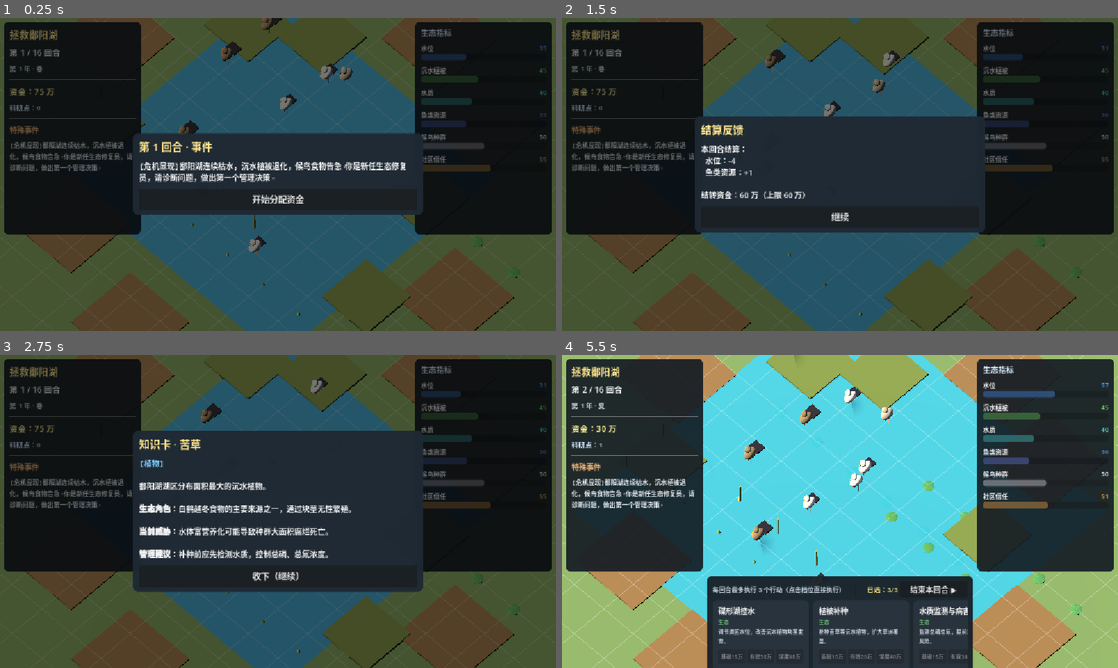
Above: before the commit, frames 1-4 (two rows, left to right).
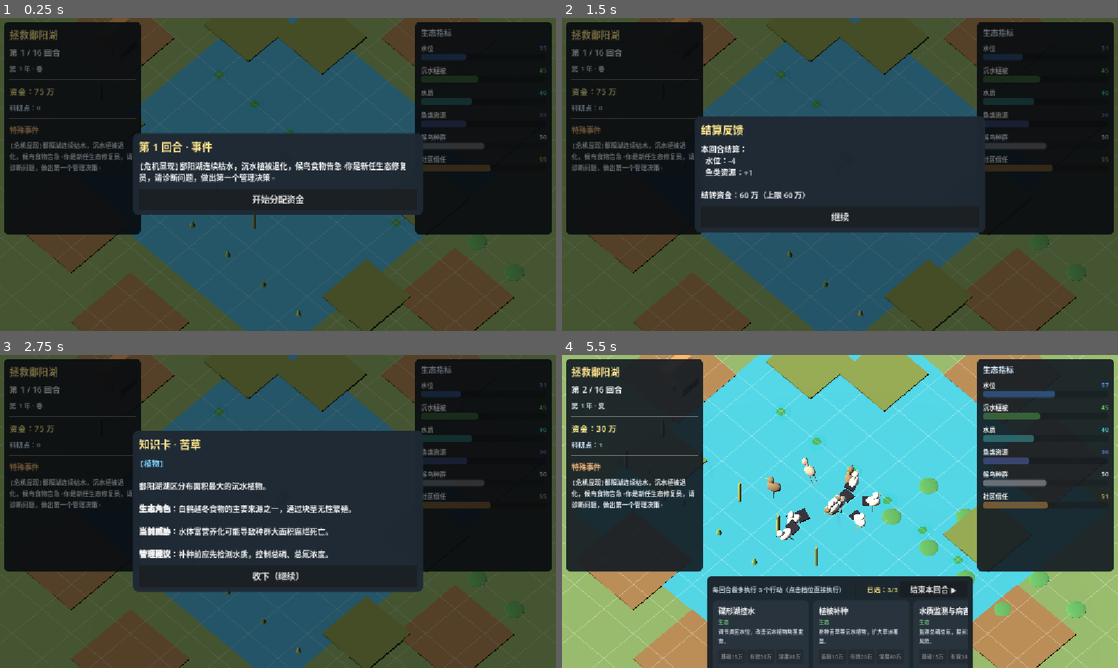
Above: after the commit, the same moments.

Repository: JoKanshin/poyanghu
Game: Godot game, scene res://scenes/main.tscn
Two runs of this game, one before a commit and one after it. Both use one fixed random seed, a clock stepped at 60 frames per second and the inputs below.
Inputs:
- Up to frame 1 (0.25 s): no input
- Up to frame 2 (1.5 s): click "开始分配资金" at 0.5 s; click "结束本回合 ▶" at 1.25 s
- Up to frame 3 (2.75 s): click "继续" at 2 s
- Up to frame 4 (5.5 s): click "收下（继续）" at 2.75 s; click "基础15万" at 3.5 s; click "有效30万" at 4.25 s; click "深度60万" at 5 s

The runs differ from the first frame. In frame 1, 0.9% of the frame differs, in the area x 19-95%, y 0-96%; in frame 2, 0.6%; in frame 3, 0.3%; in frame 4, 2.9%, in the area x 19-95%, y 0-84%.

Commit message:
feat: 鸟类行为状态机 + 社区房子 + 植物反馈增强
- 鸟类改状态机：站立/啄水(俯身)/行走(朝向移动方向)，替代布朗运动，动作朝向符合现实
- 湖边一排5栋房子(墙+屋顶+门)，数量亮灯随社区信任度变化
- 植物加成翻倍(植被补种苦草+18)，个体放大，补种后沙盘植物明显变多

Diff:
--- a/scripts/game_state.gd
+++ b/scripts/game_state.gd
@@ -94,9 +94,9 @@
 
 # 行动卡 → 直接提升的植物
 const ACTION_PLANT_BONUS := {
-	"veg_restore": {"kucao": 10, "taicao": 8},
-	"water_control": {"luwei": 6, "lian": 6},
-	"water_monitor": {"kucao": 6},
+	"veg_restore": {"kucao": 18, "taicao": 14},
+	"water_control": {"luwei": 10, "lian": 10},
+	"water_monitor": {"kucao": 8},
 }
 
 # ==================== 行动卡数据 ====================
--- a/scripts/main.gd
+++ b/scripts/main.gd
@@ -46,10 +46,10 @@
 var grass_mats: Array = []
 var bird_nodes: Array = []
 var fish_nodes: Array = []
-var village_mesh: MeshInstance3D
-var village_mat: StandardMaterial3D
-var species_views: Dictionary = {}  # sid -> {node, meshes[], base_positions[], speeds[]}
-var plant_views: Dictionary = {}    # pid -> {meshes[], positions[]}
+var village_nodes: Array = []     # 多栋房子
+var village_mats: Array = []
+var species_views: Dictionary = {}  # sid -> {rigs[], bases[], states[], timers[], targets[]}
+var plant_views: Dictionary = {}    # pid -> {meshes[], kind}
 
 
 func _ready() -> void:
@@ -145,20 +145,68 @@
 		lake_view.add_child(mi)
 		fish_nodes.append(mi)
 
-	# 渔村（占位房屋群）
-	village_mesh = MeshInstance3D.new()
-	var bm := BoxMesh.new()
-	bm.size = Vector3(3.5, 1.6, 3.5)
-	village_mesh.mesh = bm
-	village_mesh.position = Vector3(-10, 0.8, -9)
-	village_mat = StandardMaterial3D.new()
-	village_mat.albedo_color = Color(0.65, 0.45, 0.30)
-	village_mesh.material_override = village_mat
-	lake_view.add_child(village_mesh)
+	# 渔村（湖边一排房子）
+	_build_village(lake_view)
 
 	# 延迟挂到场景，避免父节点初始化期 add_child 冲突
 	var root := get_parent() as Node3D
 	root.add_child.call_deferred(lake_view)
+
+
+## 湖边社区：一排房子，数量/颜色随社区信任度变化
+func _build_village(parent: Node3D) -> void:
+	var house_positions := [
+		Vector3(-11, 0, -7), Vector3(-12.5, 0, -5.2), Vector3(-13, 0, -3.4),
+		Vector3(-12.2, 0, -1.6), Vector3(-10.6, 0, 0.2),
+	]
+	for p in house_positions:
+		var house := _make_house()
+		house.position = p
+		parent.add_child(house)
+		village_nodes.append(house)
+		var mats := _collect_mats(house)
+		for m in mats:
+			village_mats.append(m)
+
+
+func _make_house() -> Node3D:
+	var house := Node3D.new()
+	# 墙体
+	var wall := MeshInstance3D.new()
+	var wm := BoxMesh.new()
+	wm.size = Vector3(1.4, 1.0, 1.1)
+	wall.mesh = wm
+	wall.position = Vector3(0, 0.5, 0)
+	wall.material_override = _mat(Color(0.78, 0.62, 0.44))
+	house.add_child(wall)
+	# 屋顶（三棱柱）
+	var roof := MeshInstance3D.new()
+	var rm := PrismMesh.new()
+	rm.size = Vector3(1.7, 0.6, 1.4)
+	roof.mesh = rm
+	roof.position = Vector3(0, 1.3, 0)
+	roof.material_override = _mat(Color(0.48, 0.30, 0.24))
+	house.add_child(roof)
+	# 门
+	var door := MeshInstance3D.new()
+	var dm := BoxMesh.new()
+	dm.size = Vector3(0.3, 0.5, 0.05)
+	door.mesh = dm
+	door.position = Vector3(0, 0.25, 0.58)
+	door.material_override = _mat(Color(0.35, 0.24, 0.16))
+	house.add_child(door)
+	return house
+
+
+func _collect_mats(n: Node) -> Array:
+	var out: Array = []
+	if n is MeshInstance3D:
+		var mi: MeshInstance3D = n
+		if mi.material_override:
+			out.append(mi.material_override)
+	for c in n.get_children():
+		out.append_array(_collect_mats(c))
+	return out
 
 
 ## 生成棋盘网格线（生息演算式棋盘感）
@@ -210,49 +258,95 @@
 
 
 func _process(delta: float) -> void:
-	# 物种个体在各自位置附近游走
-	var time := Time.get_ticks_msec() / 1000.0
+	_process_birds(delta)
+
+
+## 鸟类状态机：站立 / 啄水 / 行走，朝向符合移动方向
+func _process_birds(delta: float) -> void:
 	for sid in species_views:
 		var view: Dictionary = species_views[sid]
-		var meshes: Array = view["meshes"]
+		var rigs: Array = view["rigs"]
 		var bases: Array = view["bases"]
-		var speeds: Array = view["speeds"]
-		var phases: Array = view["phases"]
-		for i in meshes.size():
-			var rig: Node3D = meshes[i]
-			var b: Vector3 = bases[i]
-			var sp: float = speeds[i]
-			var ph: float = phases[i]
-			rig.position = b + Vector3(
-				sin(time * sp + ph) * 1.0,
-				sin(time * sp * 2.0 + ph) * 0.06,
-				cos(time * sp + ph) * 1.0
-			)
+		var states: Array = view["states"]
+		var timers: Array = view["timers"]
+		var targets: Array = view["targets"]
+		for i in rigs.size():
+			var rig: Node3D = rigs[i]
+			if not rig.visible:
+				continue
+			var base: Vector3 = bases[i]
+			timers[i] -= delta
+			if timers[i] <= 0.0:
+				# 切换状态
+				var r := randf()
+				if r < 0.45:
+					states[i] = 0  # 站立
+					timers[i] = 1.0 + randf() * 2.5
+				elif r < 0.78:
+					states[i] = 1  # 啄水
+					timers[i] = 1.2 + randf() * 1.4
+				else:
+					states[i] = 2  # 行走
+					timers[i] = 2.0 + randf() * 2.5
+					var ang := randf() * TAU
+					var dist := 1.6 + randf() * 3.5
+					targets[i] = base + Vector3(cos(ang) * dist, 0, sin(ang) * dist)
+
+			var st: int = states[i]
+			match st:
+				0:  # 站立：回正，静止
+					rig.rotation.x = lerpf(rig.rotation.x, 0.0, delta * 6.0)
+					rig.position.y = base.y
+				1:  # 啄水：俯身低头
+					rig.rotation.x = lerpf(rig.rotation.x, 0.55, delta * 8.0)
+					rig.position.y = base.y
+				2:  # 行走：朝目标移动，朝向移动方向
+					var target: Vector3 = targets[i]
+					var to_t := target - rig.position
+					var flat := Vector3(to_t.x, 0, to_t.z)
+					if flat.length() < 0.2:
+						states[i] = 0
+						timers[i] = 1.0 + randf() * 2.0
+						rig.rotation.x = lerpf(rig.rotation.x, 0.0, delta * 6.0)
+					else:
+						var dir := flat.normalized()
+						var speed := 0.9
+						rig.position += dir * speed * delta
+						# 朝向移动方向（喙在 +Z）
+						rig.rotation.y = atan2(dir.x, dir.z)
+						rig.rotation.x = lerpf(rig.rotation.x, 0.0, delta * 6.0)
+						# 走路轻微颠簸
+						rig.position.y = base.y + abs(sin(Time.get_ticks_msec() * 0.012 + i * 1.7)) * 0.05
 
 
 ## 为每个物种生成一组会动的个体（最多 10 个/物种），用多几何体拼出可辨识剪影
 func _build_species_views(parent: Node3D) -> void:
 	for sid in GameState.SPECIES:
-		var meshes: Array = []
+		var rigs: Array = []
 		var bases: Array = []
-		var speeds: Array = []
-		var phases: Array = []
+		var states: Array = []
+		var timers: Array = []
+		var targets: Array = []
 		for i in 10:
 			var rig := Node3D.new()  # 一个物种个体 = 一组几何体
 			rig.name = sid
 			_build_bird_body(rig, sid)
 			rig.visible = false
 			parent.add_child(rig)
-			meshes.append(rig)
+			rigs.append(rig)
 			var base := Vector3(
 				(-7 + i * 1.5) + (sid.length() % 3) * 2.0,
 				0.0,
 				-5 + (i % 4) * 3.0
 			)
 			bases.append(base)
-			speeds.append(0.6 + (i % 5) * 0.2)
-			phases.append(i * 1.3)
-		species_views[sid] = {"meshes": meshes, "bases": bases, "speeds": speeds, "phases": phases}
+			states.append(0)
+			timers.append(1.0 + (i % 5) * 0.6)
+			targets.append(base)
+		species_views[sid] = {
+			"rigs": rigs, "bases": bases,
+			"states": states, "timers": timers, "targets": targets,
+		}
 
 
 ## 用几何体拼出鸟类剪影（可辨识）
@@ -389,9 +483,9 @@
 		var pop: int = GameState.species_pop.get(sid, 0)
 		var count: int = int(pop / 10.0)  # 0-100 → 0-10 个
 		var view: Dictionary = species_views[sid]
-		var meshes: Array = view["meshes"]
-		for i in meshes.size():
-			meshes[i].visible = i < count
+		var rigs: Array = view["rigs"]
+		for i in rigs.size():
+			rigs[i].visible = i < count
 
 
 ## 为每种植物生成一组个体
@@ -414,21 +508,21 @@
 	match kind:
 		"submerged", "floating":
 			var sm := SphereMesh.new()
-			sm.radius = 0.3
-			sm.height = 0.5
+			sm.radius = 0.4
+			sm.height = 0.6
 			mi.mesh = sm
-			mi.scale = Vector3(1.0, 0.25, 1.0)
+			mi.scale = Vector3(1.2, 0.3, 1.2)
 		"emergent":
 			var cm := CylinderMesh.new()
-			cm.top_radius = 0.05
-			cm.bottom_radius = 0.06
-			cm.height = 1.6
+			cm.top_radius = 0.07
+			cm.bottom_radius = 0.09
+			cm.height = 2.2
 			mi.mesh = cm
 		"marsh":
 			var cm2 := CylinderMesh.new()
-			cm2.top_radius = 0.02
-			cm2.bottom_radius = 0.15
-			cm2.height = 0.5
+			cm2.top_radius = 0.03
+			cm2.bottom_radius = 0.25
+			cm2.height = 0.7
 			mi.mesh = cm2
 
 
@@ -478,8 +572,16 @@
 	# 植物数量随植被指标增减
 	_update_plant_views()
 
+	# 社区房子：信任度高则更多房子亮灯（暖色），低则灰暗
 	var cv := float(m["community"]) / 100.0
-	village_mat.albedo_color = Color(0.45 + 0.35 * cv, 0.32 + 0.25 * cv, 0.22 + 0.1 * cv)
+	var lit_count := int(cv / 20.0)  # 0-100 → 0-5 栋亮
+	for i in village_mats.size():
+		var house_cv: float = 1.0 if i < lit_count else 0.45
+		village_mats[i].albedo_color = Color(
+			0.45 + 0.35 * house_cv,
+			0.32 + 0.25 * house_cv,
+			0.22 + 0.1 * house_cv
+		)
 
 
 # ==================== UI ====================
